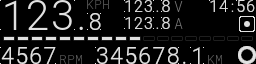
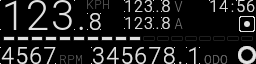
Before/after of a (256, 64) layered artwork. What changed in the layer stack:
painted on "Main" over bbox(91, 47, 228, 64)
